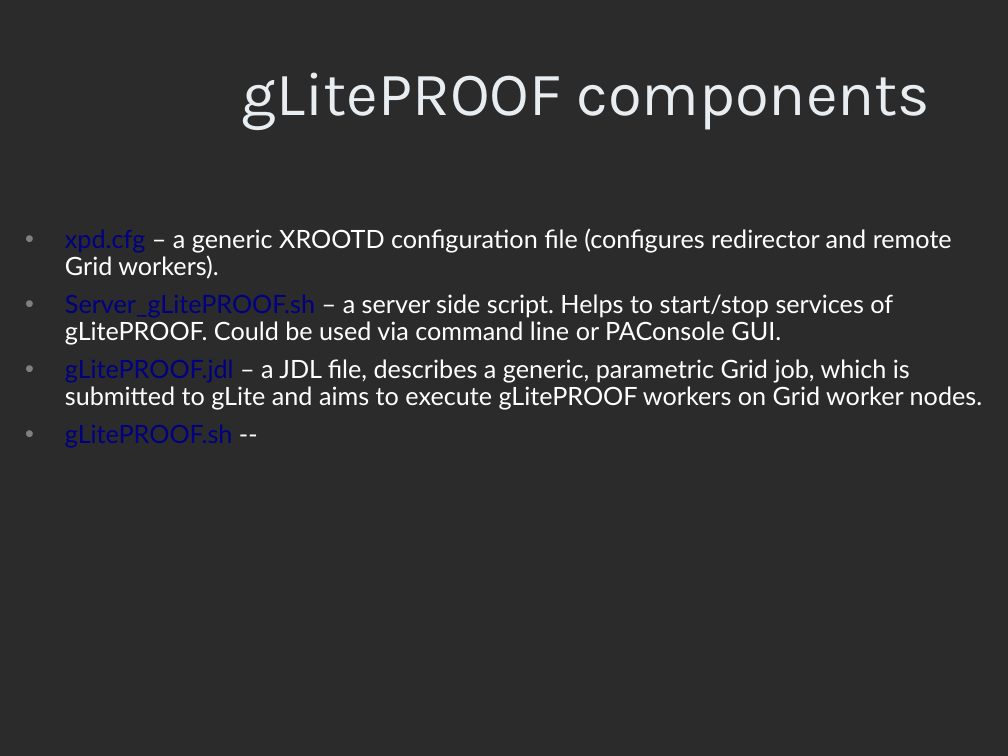
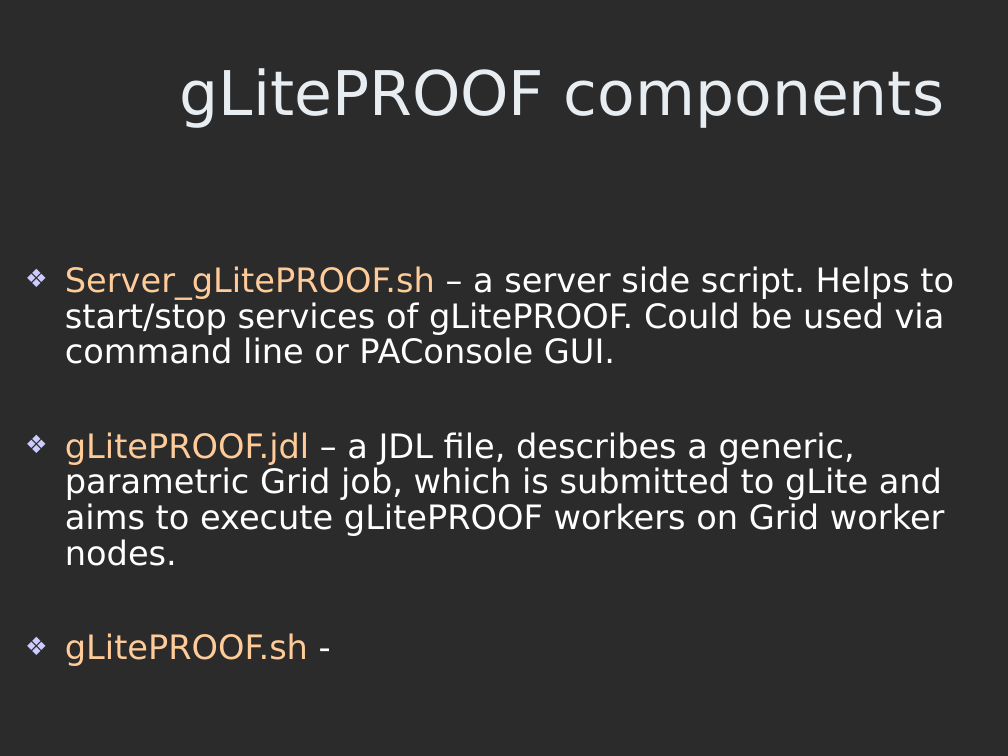
Before and after one commit to AnarManafov/PoDDocumentation, a slide deck: slide 10 of PROOF-Workshop/2007-Nov/PROOF-Workshop-2007-RGLite_gLitePROOF-GSI.ppt. Drawn at 1008x756 pixels with LibreOffice and Linux fonts; fonts in the diff are those of the drawing; background and template pictures are left out; a plain dark background stands for a picture behind light text. Boxes give left, top, right and bottom in pixels: in the first picture for what was removed or moved away, otherwise in the second. Text is boxed around its words. In the diff, an @@ line names an element or a change of style, - is before the commit and + after.

Commit message:
Documentation_modified: The PROOF-Workshop-2007 presentation has been updated to version 0.4(RC1)

```diff
--- a/PROOF-Workshop/2007-Nov/PROOF-Workshop-2007-RGLite_gLitePROOF-GSI.ppt
+++ b/PROOF-Workshop/2007-Nov/PROOF-Workshop-2007-RGLite_gLitePROOF-GSI.ppt
@@ title "gLitePROOF components": place and size @@
-title "gLitePROOF components" at (242,72,930,130)
+title "gLitePROOF components" at (180,68,944,128)
@@ title "gLitePROOF components" at (180,68,944,128): font Karla to DejaVu Sans @@
@@ text "Server_gLitePROOF.sh – a server side ...": place and size @@
-text "Server_gLitePROOF.sh – a server side ..." at (65,229,983,409)
+text "Server_gLitePROOF.sh – a server side ..." at (65,266,954,666)
@@ text "Server_gLitePROOF.sh – a server side ..." at (65,266,954,666): vertical alignment top to middle @@
@@ text at (65,229,952,279): paragraph removed @@
-• xpd.cfg – a generic XROOTD configuration file (configures redirector and remote Grid workers).
@@ text at (65,266,954,566): size 18 to 24 pt, font Lato to DejaVu Sans; text colour #000080 to #FFCC99 in "Server_gLitePROOF.sh", "gLitePROOF.jdl"; bullet • to ❖; bullet colour #808080 to #CCCCFF @@
@@ text at (65,633,308,666): text changed; size 18 to 24 pt; font Lato to DejaVu Sans; text colour #000080 to #FFCC99 @@
-• gLitePROOF.sh --
+❖ gLitePROOF.sh -
```
Also in this commit, not shown: 8 other slides changed, 1 slide added, 2 slides removed.
